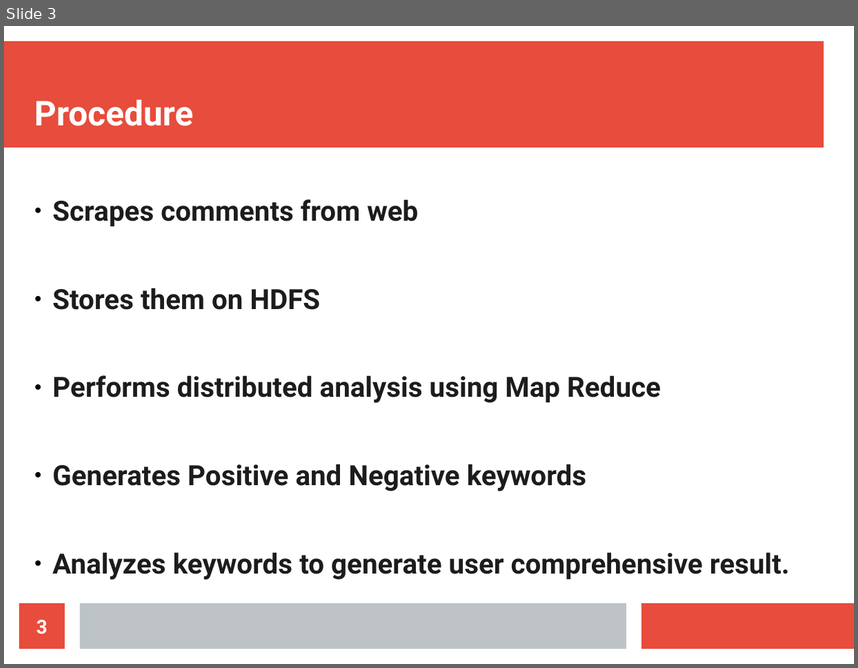
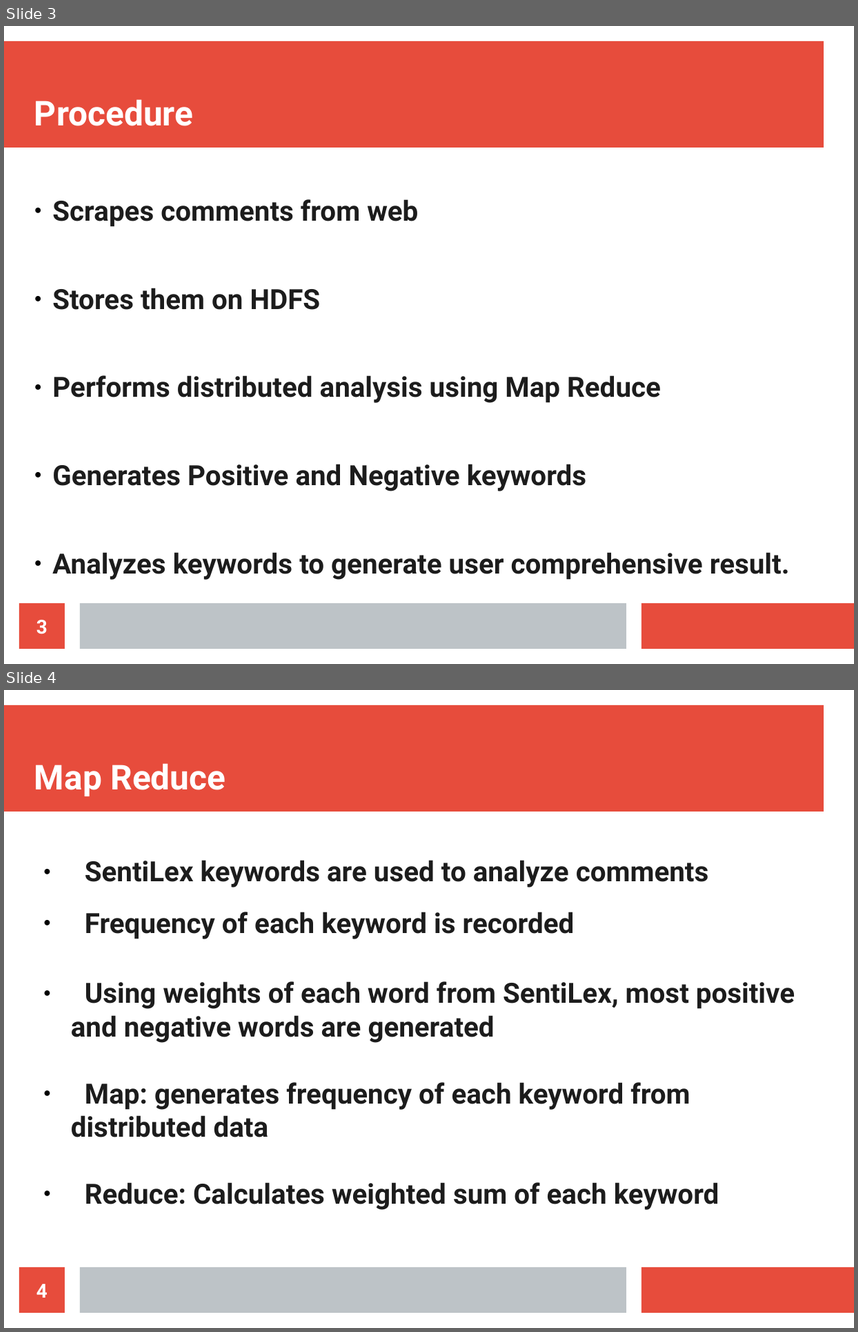
Before and after one commit to AdarshShah/OpinionMining, a slide deck: Project.odp. Shown one above the other, each under a label of ours: slide 3 before the commit, slides 3 and 4 after it. The pictures are 858x668 and 858x1332 pixels, drawn with LibreOffice and Linux fonts; fonts in the diff are those of the drawing. Boxes give left, top, right and bottom in pixels: in the first picture for what was removed or moved away, otherwise in the second. Text is boxed around its words. In the diff, an @@ line names an element or a change of style, - is before the commit and + after.

Commit message:
finished ppt

```diff
--- a/Project.odp
+++ b/Project.odp
@@ slide 4 added at (x1=4, y1=690, x2=854, y2=1328), background #FFFFFF; not listed: 3 template elements that a slide beside it also shows @@
@@ title added at (x1=34, y1=763, x2=225, y2=796), 32 pt, text #FFFFFF, bold @@
+Map Reduce
@@ text added at (x1=71, y1=860, x2=795, y2=1210), 26 pt, text #1C1C1C, bold @@
+● SentiLex keywords are used to analyze comments
+● Frequency of each keyword is recorded
+● Using weights of each word from SentiLex, most positive and negative words are generated
+● Map: generates frequency of each keyword from distributed data
+● Reduce: Calculates weighted sum of each keyword
@@ page number added at (x1=19, y1=1267, x2=65, y2=1312), fill #E74C3C, 18 pt, text #FFFFFF, bold @@
+4
```
Also in this commit, not shown: 4 other slides added, 2 slides removed, 1 other file.
